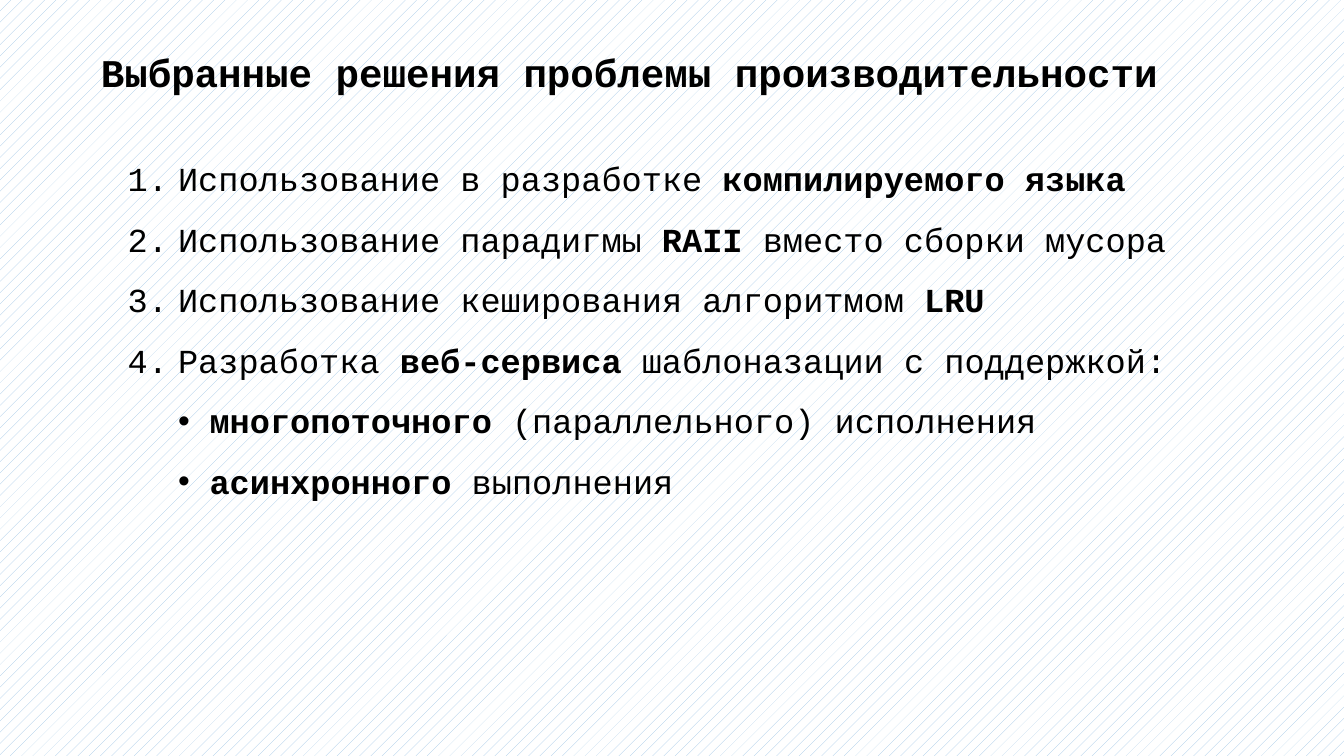
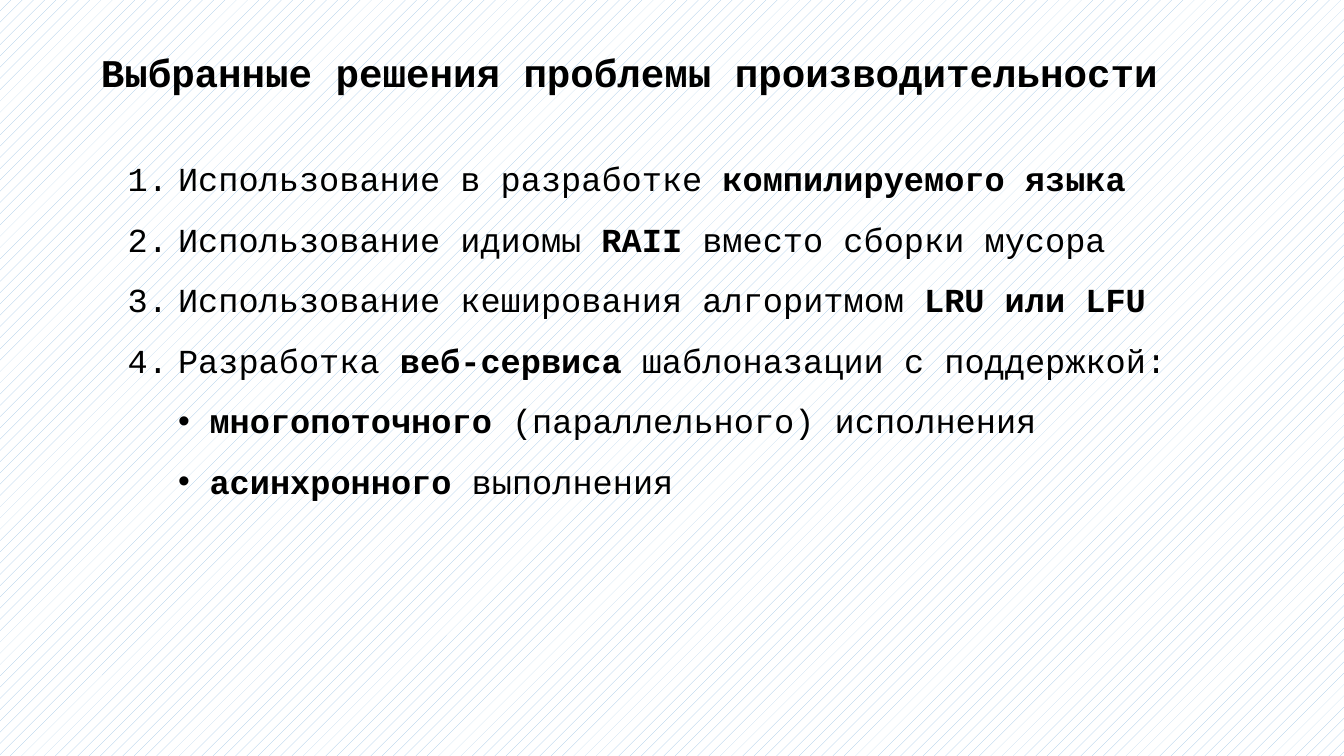
Before and after one commit to bobs4462/tachyon, a slide deck: slide 6 of docs/Презентация ВКР.pptx. Drawn at 1344x756 pixels with LibreOffice and Linux fonts; fonts in the diff are those of the drawing. Boxes give left, top, right and bottom in pixels: in the first picture for what was removed or moved away, otherwise in the second. Text is boxed around its words. In the diff, an @@ line names an element or a change of style, - is before the commit and + after.

```diff
--- a/docs/Презентация ВКР.pptx
+++ b/docs/Презентация ВКР.pptx
@@ text at [178,227,1146,322]: text changed @@
-2. Использование парадигмы RAII вместо сборки мусора
-3. Использование кеширования алгоритмом LRU
+2. Использование идиомы RAII вместо сборки мусора
+3. Использование кеширования алгоритмом LRU или LFU
```
Also in this commit, not shown: 2 other slides changed, 1 slide removed, 1 other file.
